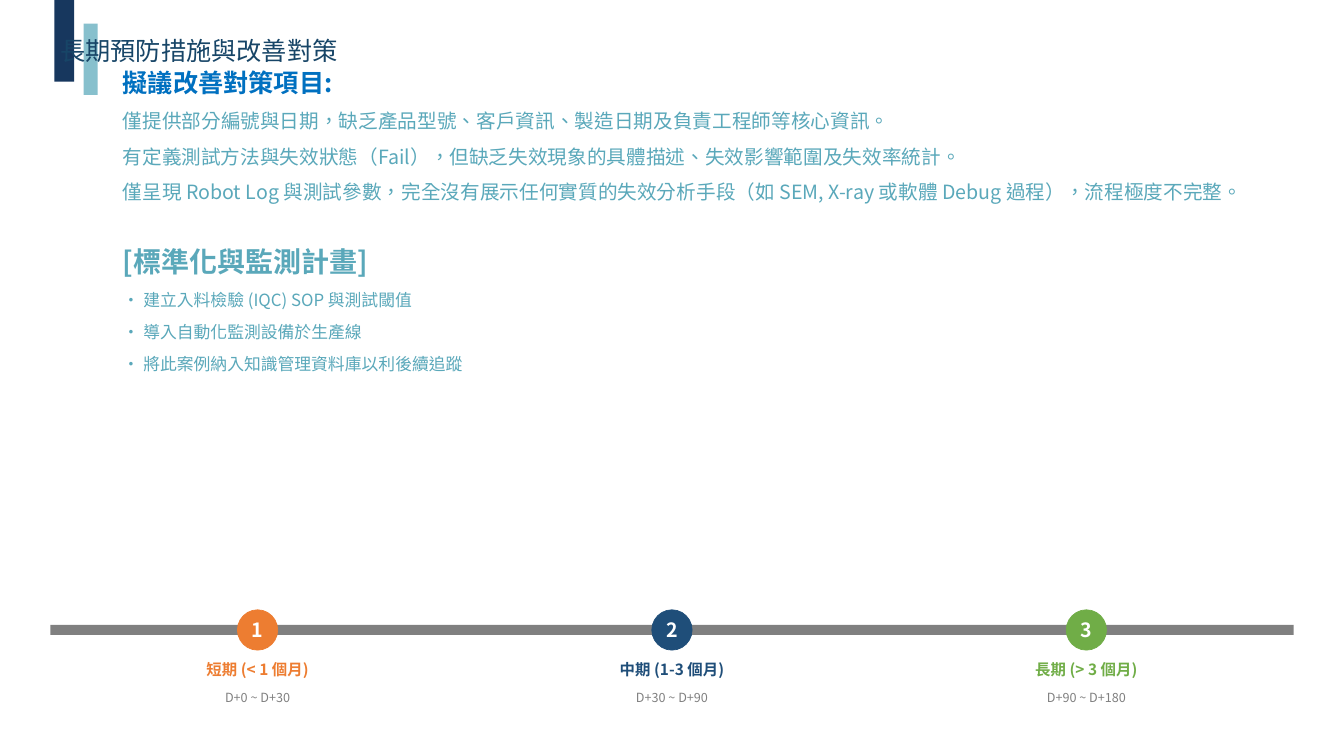
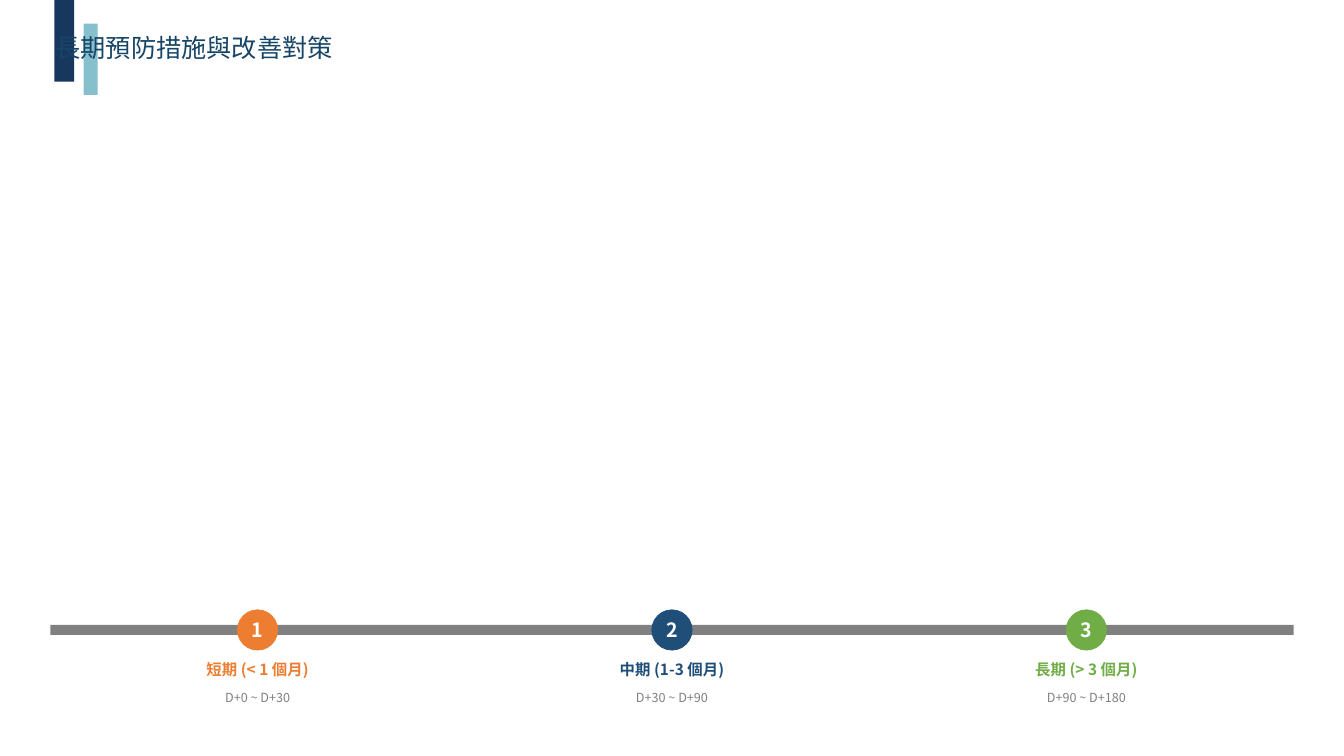
Before and after one commit to kcf7012/fa-report-refactor-root, a slide deck: slide 14 of report/MS_Meishan_ADO_445239_260716_improved.pptx. Drawn at 1344x756 pixels with LibreOffice and Linux fonts; fonts in the diff are those of the drawing; background and template pictures are left out. Boxes give left, top, right and bottom in pixels: in the first picture for what was removed or moved away, otherwise in the second. Text is boxed around its words. In the diff, an @@ line names an element or a change of style, - is before the commit and + after.

Commit message:
chore: 提交 v3.1.2 修好的批次改善 pptx + v3.1.2 完成 handoff
技能包倉庫 v3.1.2 已推送並建立 tag(v3.1.1 tag 已刪除)。

本次更新:
- 重新產出 3 份改善 pptx(無旋轉、無疊加、無殘留)
- 新增 docs/handoff/2026-09-01-v312-final-fixes-handoff.md(完成記錄)
- 更新 docs/handoff/2026-08-31-batch-eval-rendering-issues-handoff.md(狀態改為 🟢 完成)
- 更新 batch_evaluation_summary.json(新批次結果)

對應技能包 commit 70fb30d(v3.1.2)

真實執行結果:
| 報告 | 原始 | v3.1.1 | v3.1.2 |
|------|------|--------|--------|
| 260811 | 5 張 | 13 張(含 3 張旋轉) | 16 張(無旋轉) |
| MS | 5 張 | 16 張(標題被覆蓋) | 19 張(標題清楚) |
| N160JCN | 9 張 | 18 張(疊加、殘留) | 21 張(獨立 slide) |

注意事項:
- v3.1.1 tag 已被刪除(因有未修問題),請勿使用
- v3.1.2 tag 為當前穩定版

```diff
--- a/report/MS_Meishan_ADO_445239_260716_improved.pptx
+++ b/report/MS_Meishan_ADO_445239_260716_improved.pptx
@@ text "長期預防措施與改善對策" moved from (x1=60, y1=34, x2=337, y2=66) to (x1=55, y1=31, x2=332, y2=63) @@
@@ text removed at (x1=123, y1=70, x2=1242, y2=372) @@
-擬議改善對策項目:
-僅提供部分編號與日期，缺乏產品型號、客戶資訊、製造日期及負責工程師等核心資訊。
-有定義測試方法與失效狀態（Fail），但缺乏失效現象的具體描述、失效影響範圍及失效率統計。
-僅呈現 Robot Log 與測試參數，完全沒有展示任何實質的失效分析手段（如 SEM, X-ray 或軟體 Debug 過程），流程極度不完整。
-[標準化與監測計畫]
-• 建立入料檢驗 (IQC) SOP 與測試閾值
-• 導入自動化監測設備於生產線
-• 將此案例納入知識管理資料庫以利後續追蹤
```
Also in this commit, not shown: 3 other slides changed, 3 slides added, 8 other files.
